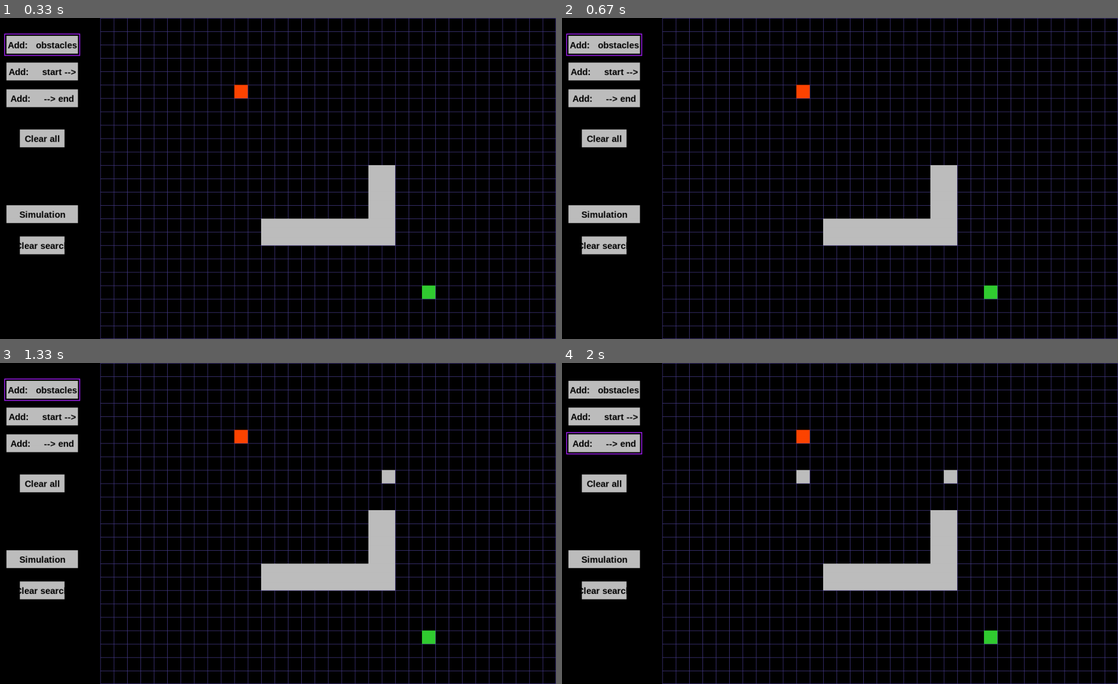
Above: before the commit, frames 1-4 (two rows, left to right).
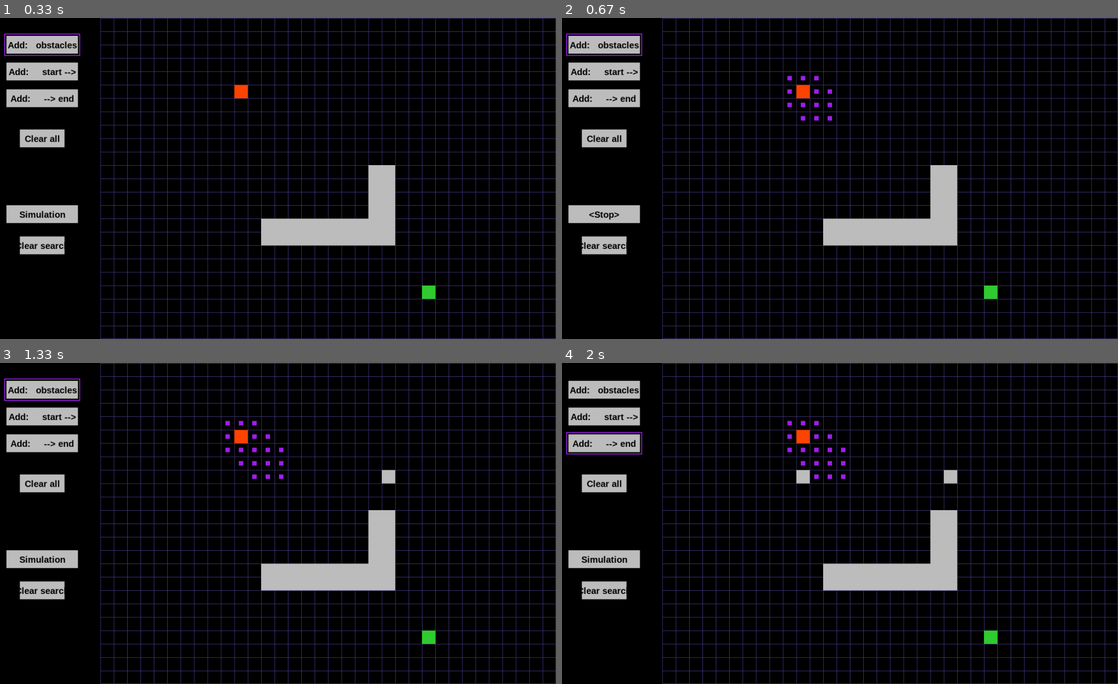
Above: after the commit, the same moments.

Repository: keen2/A-star-visualization
Game: pygame game, started from a_star_visualization.py
Same seed, same stepped clock (60 frames per second), same inputs: the game is played once before the commit and once after it.
Inputs (mouse positions are in pixels of both pictures, inside the frame that each line leads up to):
- Up to frame 1 (0.33 s): no input
- Up to frame 2 (0.67 s): press the mouse at (606, 213) at 0.37 s; move the mouse to (778, 146) at 0.47 s; release the mouse at (956, 78) at 0.6 s
- Up to frame 3 (1.33 s): press the mouse at (44, 558) at 0.7 s; move the mouse to (183, 497) at 0.8 s; release the mouse at (316, 440) at 0.93 s; click (389, 481) at 1.05 s
- Up to frame 4 (2 s): press the mouse at (951, 481) at 1.37 s; move the mouse to (806, 475) at 1.47 s; release the mouse at (662, 472) at 1.6 s; press the mouse at (606, 443) at 1.7 s; move the mouse to (817, 513) at 1.8 s; release the mouse at (1034, 587) at 1.93 s

Frame 1 is identical in both runs. In frame 2, 0.3% of the frame differs, in the area x 3-49%, y 17-63%; in frame 3, 0.2%; in frame 4, 0.2%.

Commit message:
Add missing parts

Diff:
--- a/a_star_gui_pygame.py
+++ b/a_star_gui_pygame.py
@@ -1,12 +1,12 @@
 """ GUI class for 'a_star_visualization.py'. """
 
 
-__author__ = "Andrei Ermishin"
+__author__ = "Andrey Ermishin"
 __copyright__ = "Copyright (c) 2020"
 __credits__ = []
 __license__ = "GNU GPLv3"
 __version__ = "1.0.0"
-__maintainer__ = "Andrei Ermishin"
+__maintainer__ = "Andrey Ermishin"
 __email__ = "andrey.yermishin@gmail.com"
 __status__ = "Production"
 
@@ -183,18 +183,31 @@
 
     def search_simulation(self):
         """ Start iterative simulation of A* search. """
-        ### some nice peace of code here:
-        only_author_has = 1
-        real_code = only_author_has
+        # Start simulation:
+        if not self.sim_running and self.start_pos and self.end_pos:
+            self.clear_search()
+            self.simulation.is_over = False
+            self.simulation.add_cell(self.start_pos)
+            pygame.time.set_timer(timer_play_sim, TIMER_DELAY)
+            self.sim_running = True
+        # Stop:
+        elif self.sim_running:
+            self.sim_running = False
+            pygame.time.set_timer(timer_play_sim, TIMER_STOP)
 
     def play_sim(self):
         """ Execute one iteration of A* search algorithm and fill the grid. """
         if not self.simulation.is_over:
             self.simulation.a_star_search_iter(self.start_pos, self.end_pos)
         else:
-            ### some nice peace of code here:
-            only_author_has = 1
-            real_code = only_author_has
+            if not self.path:
+                self.path = self.simulation.reconstruct_path(self.end_pos)[1:-1]
+            row, col = self.path.pop(0)
+            self.simulation.set_value(row, col, PATH)
+
+            if len(self.path) == 0:
+                self.sim_running = False
+                pygame.time.set_timer(timer_play_sim, TIMER_STOP)
 
 
     def set_type(self, item_type):
